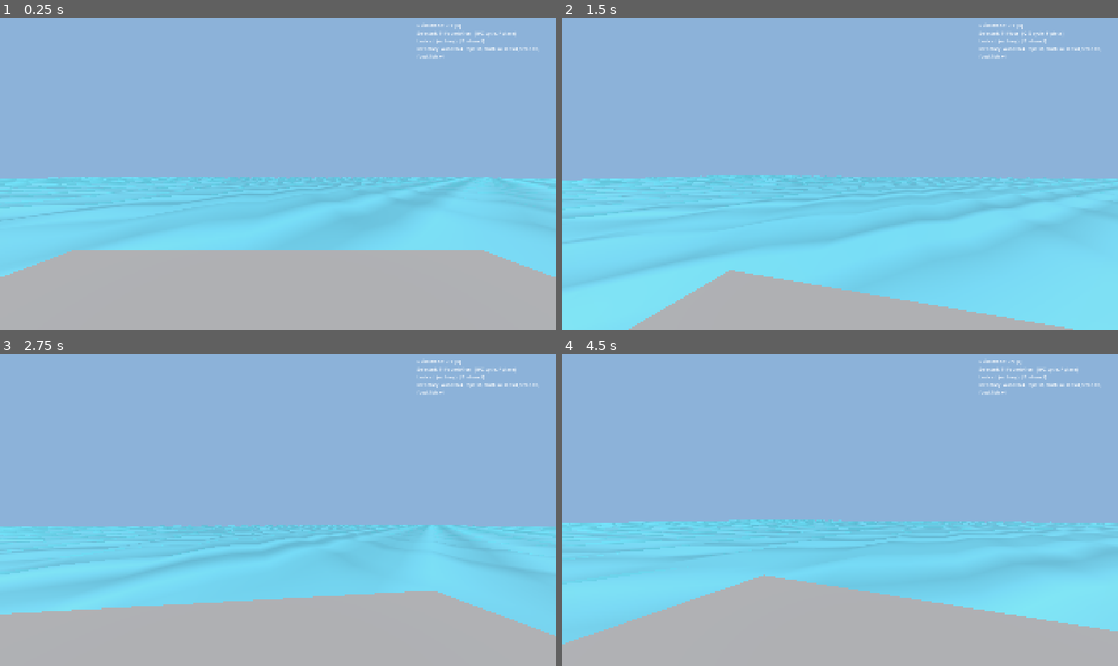
Above: before the commit, frames 1-4 (two rows, left to right).
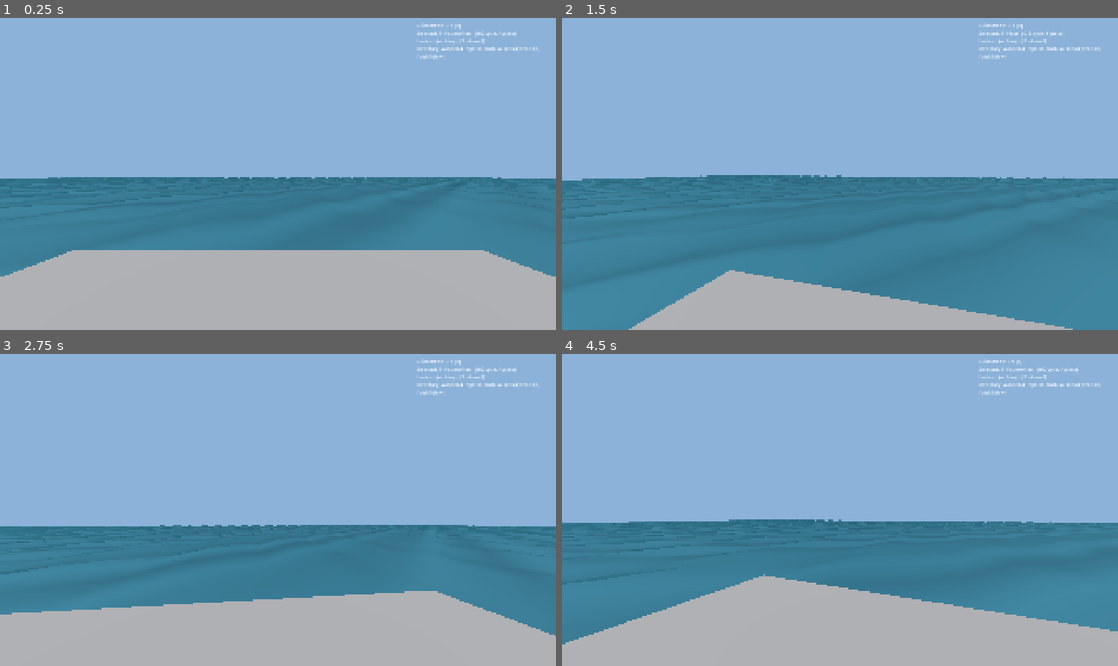
Above: after the commit, the same moments.

Repository: Garoro0920/sunken-atoll
Game: Godot game, scene res://scenes/levels/stranding/stranding_demo.tscn
Two runs of this game, one before a commit and one after it. Both use one fixed random seed, a clock stepped at 60 frames per second and the inputs below.
Inputs (mouse positions are in pixels of both pictures, inside the frame that each line leads up to):
- Up to frame 1 (0.25 s): no input
- Up to frame 2 (1.5 s): tap Enter (ui_accept) at 0.5, 0.77 s; move the mouse to (867, 170) at 0.52 s; hold Space (dive_up) from 0.53 s (still down); tap Q (build_next) at 0.6 s; move the mouse to (812, 174) at 1.27 s; tap F (build_place) at 1.35 s
- Up to frame 3 (2.75 s): keep holding Space (dive_up); tap Enter (ui_accept) at 1.52 s; move the mouse to (289, 503) at 2.02 s; tap Z (build_prev) at 2.1 s
- Up to frame 4 (4.5 s): keep holding Space (dive_up); move the mouse to (834, 513) at 2.77 s; tap B (build_toggle) at 2.85 s; tap Enter (ui_accept) at 3.02, 3.77 s; move the mouse to (878, 513) at 3.52 s; tap E (interact) at 3.6 s; move the mouse to (795, 506) at 4.27 s; tap 1 at 4.35 s

The runs differ from the first frame. In frame 1, 24% of the frame differs, in the area x 0-100%, y 51-83%; in frame 2, 41%, in the area x 0-100%, y 50-100%; in frame 3, 25%; in frame 4, 27%.

Commit message:
tune(water): darken preset_shallow per demo feedback
PO reported the restored shader's water reads "全体的に明るすぎる".
Lower the albedo (deep ~60% darker, shallow ~55% darker), bump
roughness 0.04 -> 0.10 to soften the mirror-like specular highlight,
and reduce fresnel_power 5.0 -> 4.0 so glancing-angle rims don't
blow out. Depth fade contrast is preserved (deep is still ~5x darker
than shallow) so distance reads correctly. Foam tinted very slightly
cool to avoid pure-white pop against the new darker base.

Co-Authored-By: Claude Opus 4.7 (1M context) <noreply@anthropic.com>

Diff:
--- a/resources/materials/water/preset_shallow.tres
+++ b/resources/materials/water/preset_shallow.tres
@@ -4,13 +4,18 @@
 
 [resource]
 shader = ExtResource("1_shader")
-shader_parameter/deep_color = Color(0.10, 0.45, 0.55, 1.0)
-shader_parameter/shallow_color = Color(0.45, 0.85, 0.90, 0.65)
+; Tone-down pass after the demo flagged the previous values as
+; "全体的に明るすぎる". Albedo (deep/shallow) lowered ~50%, roughness
+; raised slightly to soften specular highlights, fresnel softened a
+; touch so glancing-angle rims are less blown out. The relative
+; deep-vs-shallow contrast is preserved so the depth fade still reads.
+shader_parameter/deep_color = Color(0.04, 0.18, 0.25, 1.0)
+shader_parameter/shallow_color = Color(0.20, 0.45, 0.52, 0.85)
 shader_parameter/depth_fade_distance = 4.0
-shader_parameter/roughness_base = 0.04
+shader_parameter/roughness_base = 0.10
 shader_parameter/metallic_base = 0.0
-shader_parameter/fresnel_power = 5.0
-shader_parameter/foam_color = Color(1.0, 1.0, 1.0, 1.0)
+shader_parameter/fresnel_power = 4.0
+shader_parameter/foam_color = Color(0.85, 0.88, 0.90, 1.0)
 shader_parameter/foam_distance = 0.7
 shader_parameter/foam_noise_scale = 4.0
 shader_parameter/wave_dir_a = Vector2(1.0, 0.0)
